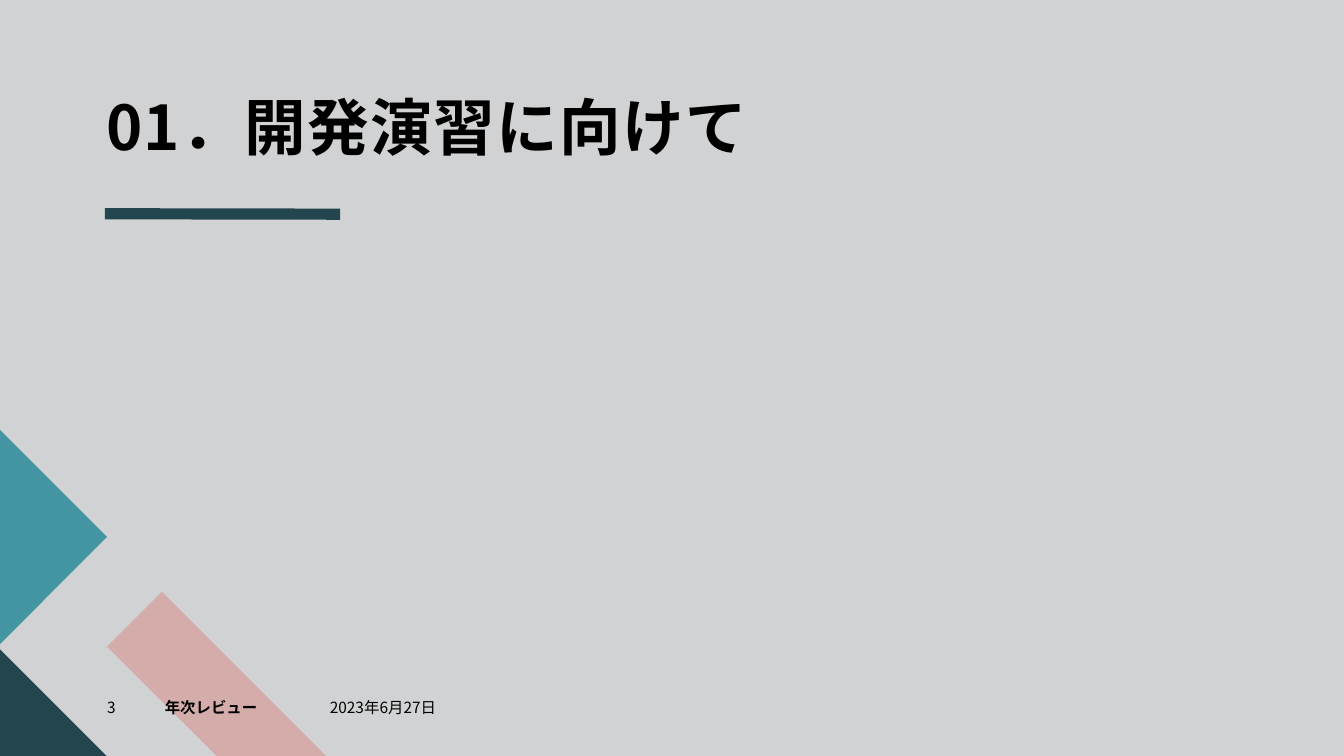
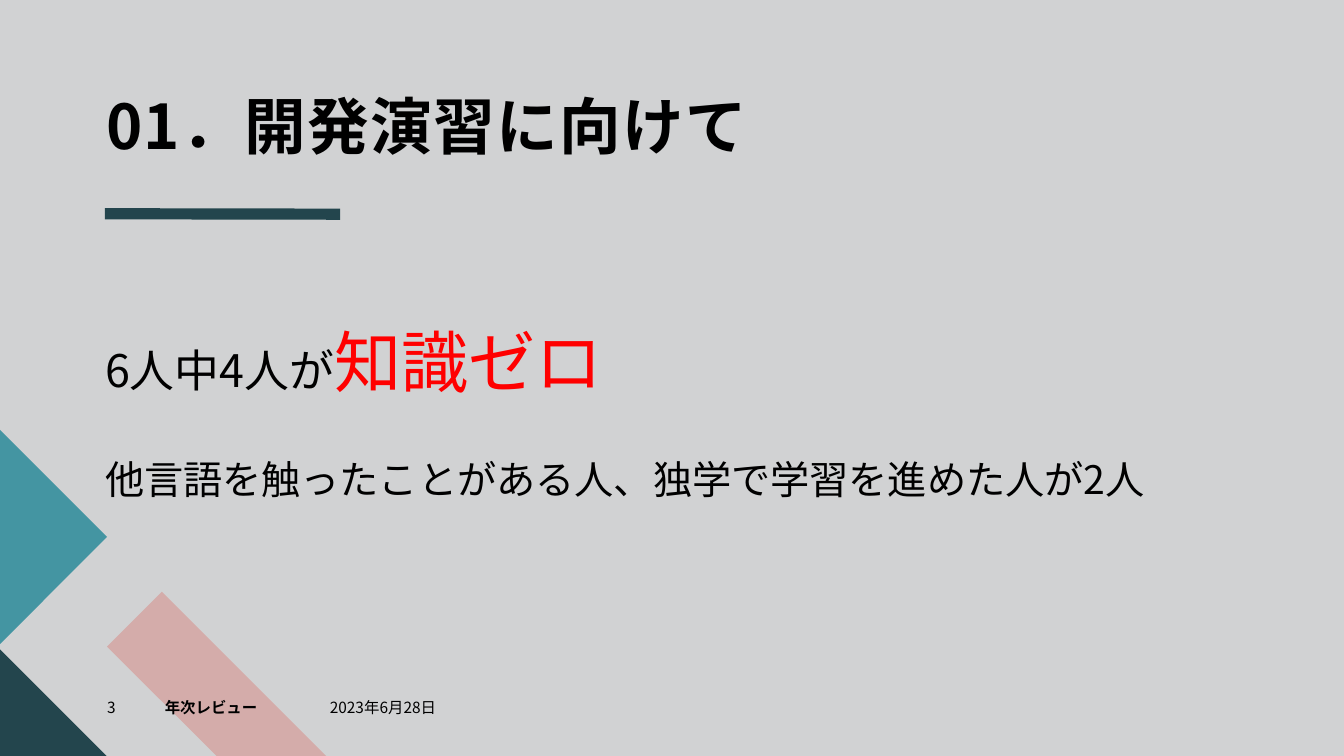
Before and after one commit to dojo2023/C-5, a slide deck: slide 3 of doc/SubsKeeper.pptx. Drawn at 1344x756 pixels with LibreOffice and Linux fonts; fonts in the diff are those of the drawing. Boxes give left, top, right and bottom in pixels: in the first picture for what was removed or moved away, otherwise in the second. Text is boxed around its words. In the diff, an @@ line names an element or a change of style, - is before the commit and + after.

```diff
--- a/doc/SubsKeeper.pptx
+++ b/doc/SubsKeeper.pptx
@@ text added at (105, 461, 1144, 498), 28 pt, text #000000 @@
+6人中4人が知識ゼロ
+他言語を触ったことがある人、独学で学習を進めた人が2人
@@ text at (330, 700, 436, 715): text changed @@
-2023年6月27日
+2023年6月28日
```
Also in this commit, not shown: 16 other slides changed.
